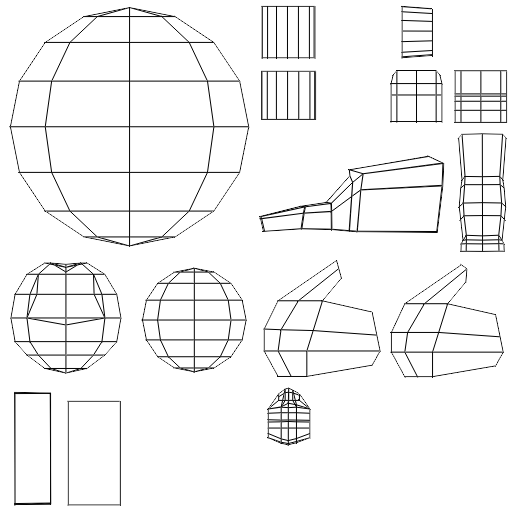
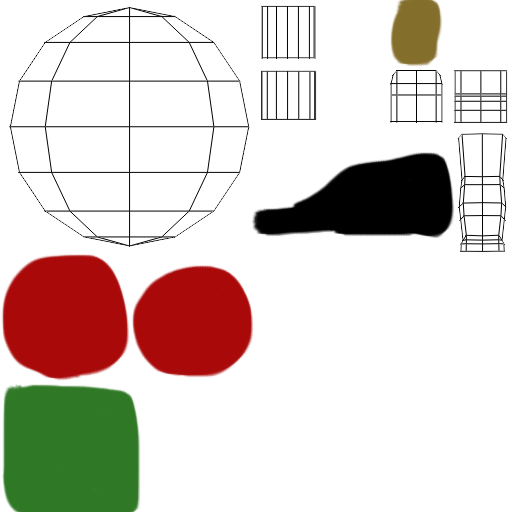
Revision of a layered w=512, h=512 image; what changed, layer by layer:
added layer "レイヤー 1" above "UV" over [1, 0, 504, 512]
